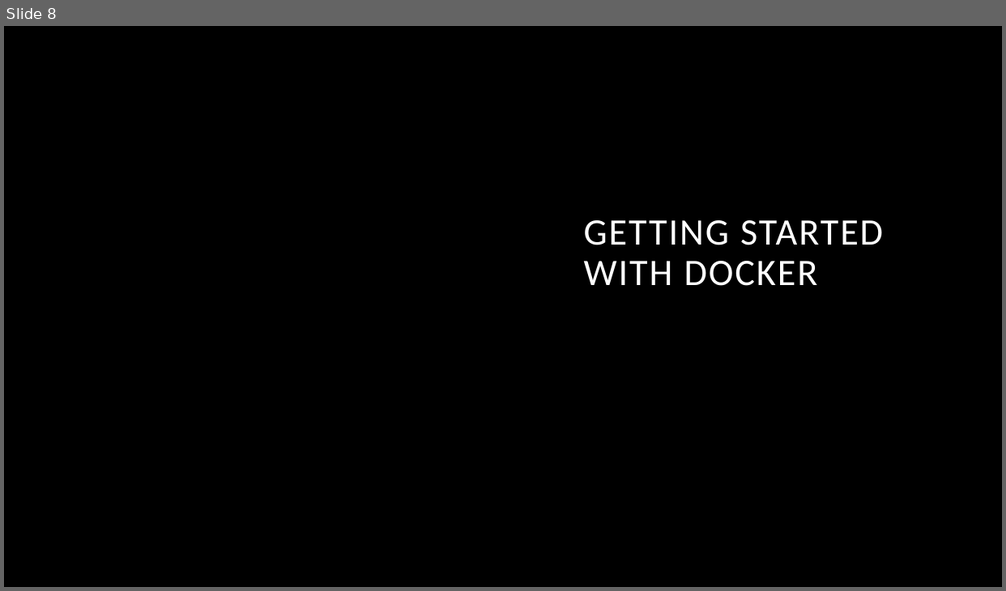
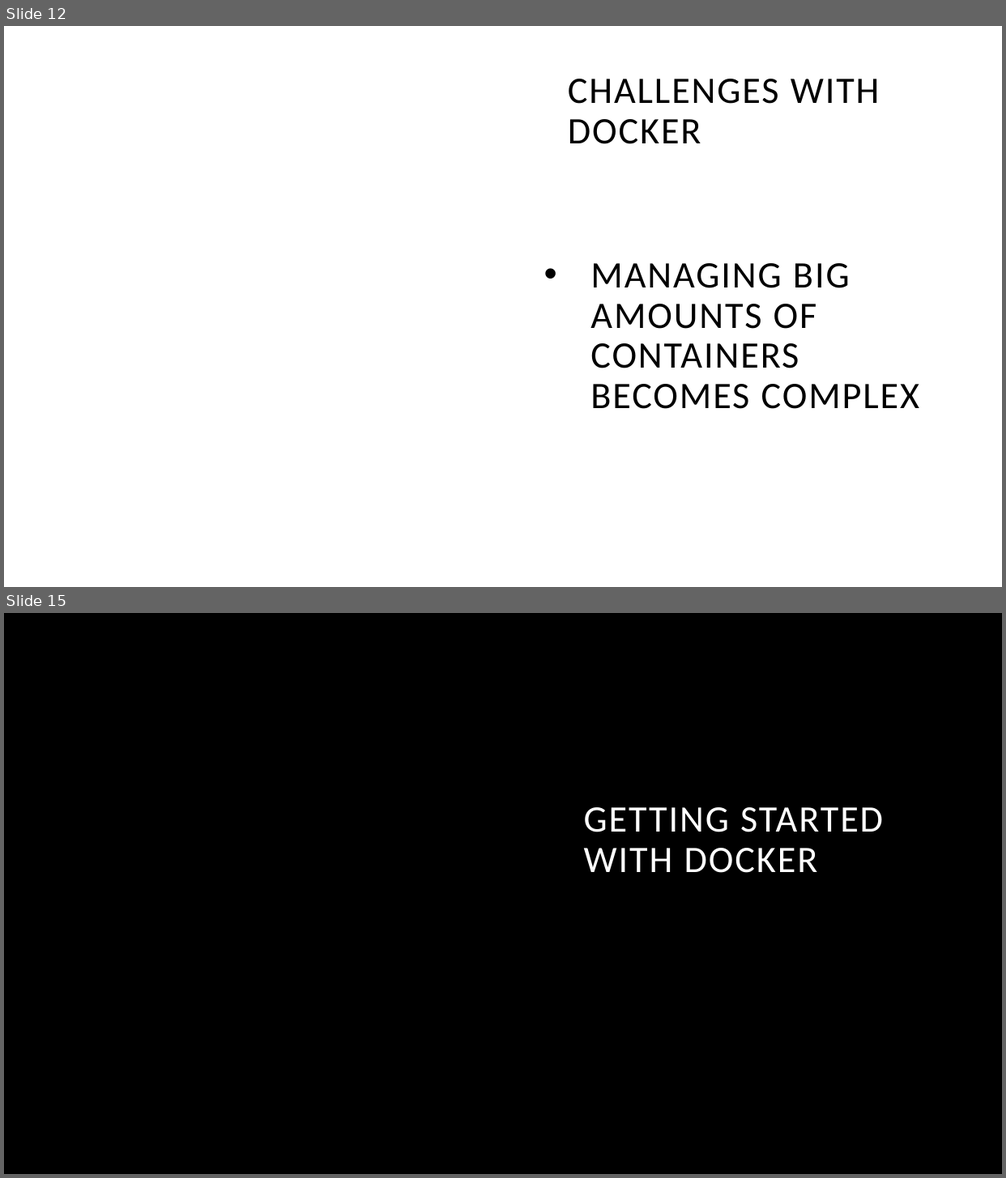
Before and after one commit to Shak-o/C-Examples, a slide deck: Docker/Docs/Slides/Docker for Local Development.pptx. Shown one above the other, each under a label of ours: slide 8 before the commit, slides 12 and 15 after it; the slides between them are not shown. The pictures are 1006x591 and 1006x1178 pixels, drawn with LibreOffice and Linux fonts; fonts in the diff are those of the drawing; background and template pictures are left out. Boxes give left, top, right and bottom in pixels: in the first picture for what was removed or moved away, otherwise in the second. Text is boxed around its words. In the diff, an @@ line names an element or a change of style, - is before the commit and + after.

```diff
--- a/Docker/Docs/Slides/Docker for Local Development.pptx
+++ b/Docker/Docs/Slides/Docker for Local Development.pptx
@@ slide 12 added at (4, 26, 1002, 587), background #FFFFFF @@
@@ title added at (568, 79, 880, 144), 36 pt, text #000000 @@
+CHALLENGES WITH DOCKER
@@ text added at (590, 263, 919, 409), 36 pt, text #000000 @@
+• MANAGING BIG AMOUNTS OF CONTAINERS BECOMES COMPLEX
@@ what was slide 8 is now slide 15 @@
```
Also in this commit, not shown: 4 slides changed, 6 other slides added, 1 other file.
